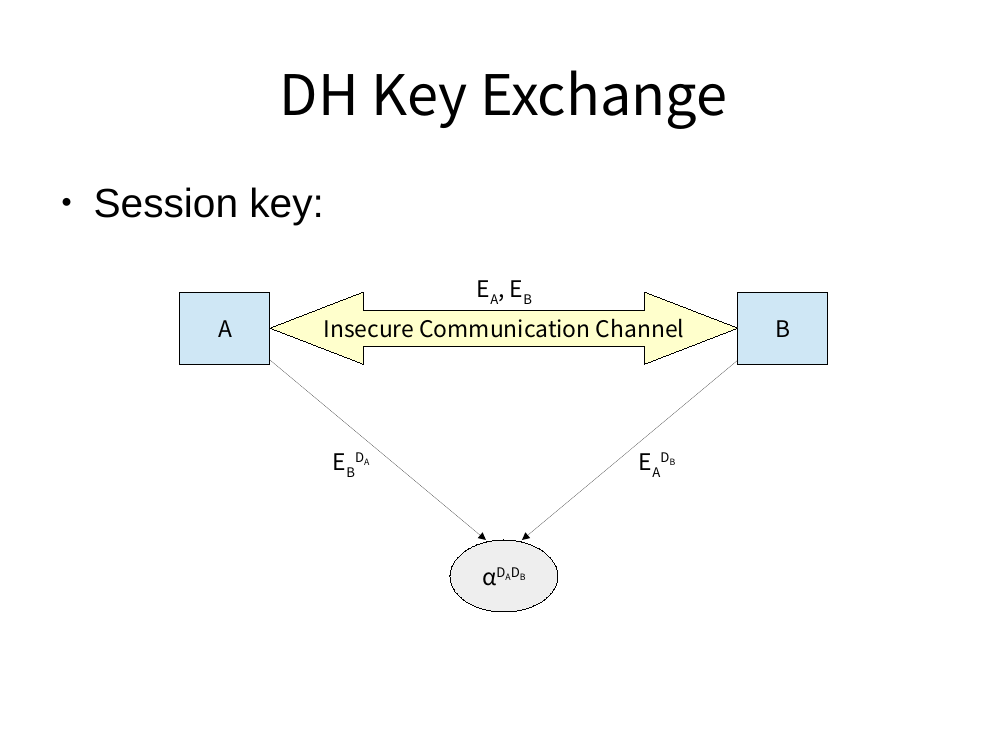
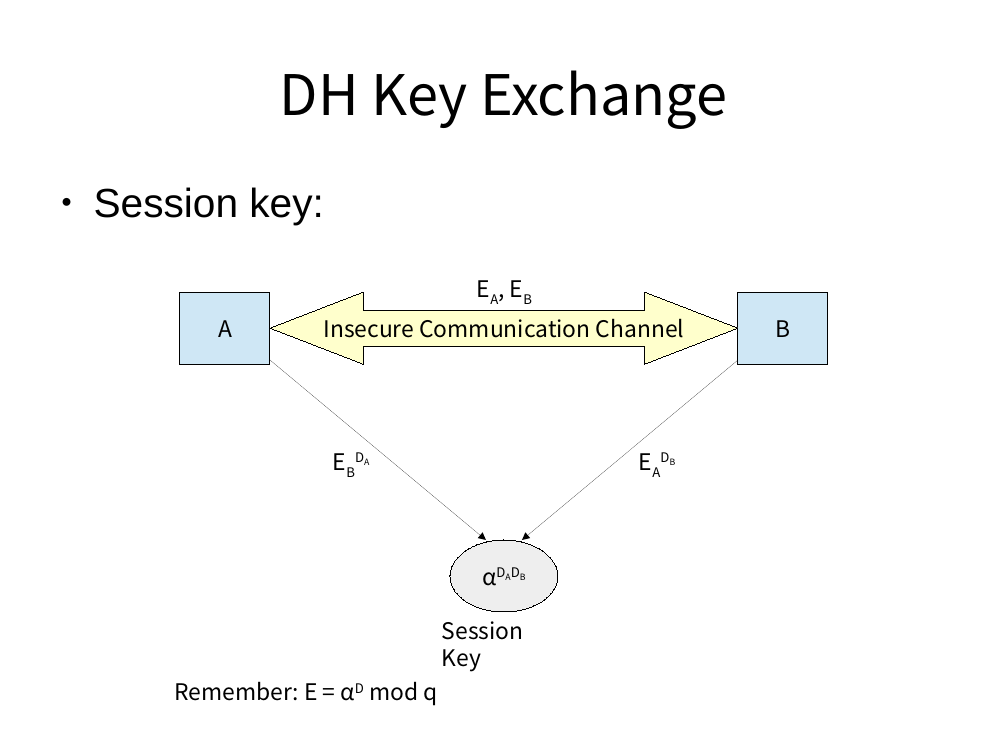
Before and after one commit to liyangwu/Hauptseminar_SS17_LogjamAttack, a slide deck: slide 9 of Präsentation/logjam.odp (slide 8 before the commit). Drawn at 1008x756 pixels with LibreOffice and Linux fonts; fonts in the diff are those of the drawing. Boxes give left, top, right and bottom in pixels: in the first picture for what was removed or moved away, otherwise in the second. Text is boxed around its words. In the diff, an @@ line names an element or a change of style, - is before the commit and + after.

Commit message:
presentation updated

```diff
--- a/Präsentation/logjam.odp
+++ b/Präsentation/logjam.odp
@@ text added at box(442, 621, 524, 672), 18 pt, text #000000 @@
+Session Key
@@ text added at box(175, 681, 437, 706), 18 pt, text #000000 @@
+Remember: E = αD mod q
```
Also in this commit, not shown: 15 other slides changed, 4 slides added, 4 other files.
